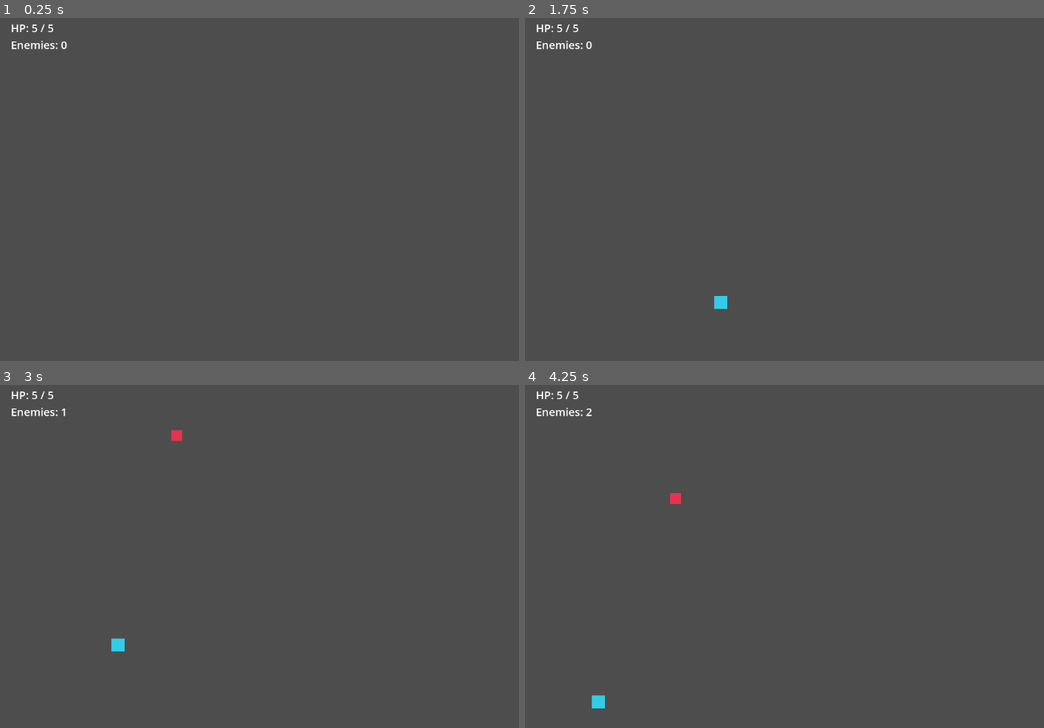
Above: before the commit, frames 1-4 (two rows, left to right).
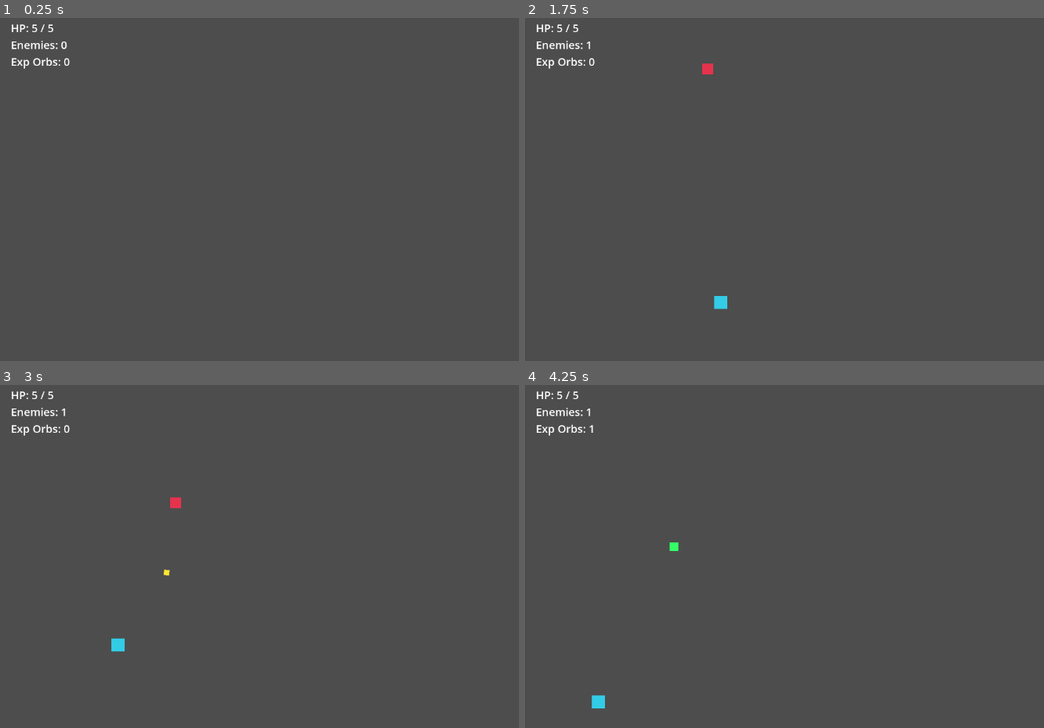
Above: after the commit, the same moments.

Repository: fine345/project-survivor
Game: Godot game, scene res://scenes/game/main.tscn
Two runs of this game, one before a commit and one after it. Both use one fixed random seed, a clock stepped at 60 frames per second and the inputs below.
Inputs:
- Up to frame 1 (0.25 s): no input
- Up to frame 2 (1.75 s): tap Enter at 0.5 s; hold R 0.53-1.28 s; hold Up (ui_up) from 0.53 s (still down); tap R at 1.35 s
- Up to frame 3 (3 s): release Up (ui_up) at 2.03 s; hold R 2.03-2.78 s; hold Left (ui_left) from 2.03 s (still down); tap R at 2.85 s
- Up to frame 4 (4.25 s): release Left (ui_left) at 3.53 s; hold Down (ui_down) from 3.53 s (still down); hold R from 3.53 s (still down)

The runs differ from the first frame. In frame 1, 0.1% of the frame differs, in the area x 2-14%, y 11-15%; in frame 2, 0.2%; in frame 3, 0.3%, in the area x 2-36%, y 11-56%; in frame 4, 0.3%.

Commit message:
bullet & exp

Diff:
--- /dev/null
+++ b/scenes/game/bullet.tscn
@@ -0,0 +1,19 @@
+[gd_scene format=3 uid="uid://dhd8146tjqh2w"]
+
+[ext_resource type="Script" uid="uid://be6mh6txla82q" path="res://scripts/game/bullet.gd" id="1_xhiv3"]
+
+[sub_resource type="RectangleShape2D" id="RectangleShape2D_xhiv3"]
+size = Vector2(10, 10)
+
+[node name="Bullet" type="Area2D" unique_id=508822671 groups=["player_bullet"]]
+script = ExtResource("1_xhiv3")
+
+[node name="Visual" type="ColorRect" parent="." unique_id=1623374483]
+offset_left = -5.0
+offset_top = -5.0
+offset_right = 5.0
+offset_bottom = 5.0
+color = Color(1, 0.9, 0.2, 1)
+
+[node name="CollisionShape2D" type="CollisionShape2D" parent="." unique_id=1147108424]
+shape = SubResource("RectangleShape2D_xhiv3")
--- /dev/null
+++ b/scenes/game/experience.tscn
@@ -0,0 +1,19 @@
+[gd_scene format=3]
+
+[ext_resource type="Script" path="res://scripts/game/experience.gd" id="1_exp"]
+
+[sub_resource type="RectangleShape2D" id="RectangleShape2D_exp"]
+size = Vector2(16, 16)
+
+[node name="Experience" type="Area2D"]
+script = ExtResource("1_exp")
+
+[node name="Visual" type="ColorRect" parent="."]
+offset_left = -8.0
+offset_top = -8.0
+offset_right = 8.0
+offset_bottom = 8.0
+color = Color(0.2, 1, 0.4, 1)
+
+[node name="CollisionShape2D" type="CollisionShape2D" parent="."]
+shape = SubResource("RectangleShape2D_exp")
--- /dev/null
+++ b/scenes/game/player_bullet.tscn
@@ -0,0 +1,19 @@
+[gd_scene format=3 uid="uid://bwu6rhelpwfyb"]
+
+[ext_resource type="Script" uid="uid://df1xic26i6pgf" path="res://scripts/game/player_bullet.gd" id="1_hui1f"]
+
+[sub_resource type="RectangleShape2D" id="RectangleShape2D_hui1f"]
+size = Vector2(8, 8)
+
+[node name="PlayerBullet" type="Area2D" unique_id=905640439 groups=["player_bullet"]]
+script = ExtResource("1_hui1f")
+
+[node name="Visual" type="ColorRect" parent="." unique_id=2103570151]
+offset_left = -4.0
+offset_top = -4.0
+offset_right = 4.0
+offset_bottom = 4.0
+color = Color(1, 0.9, 0.2, 1)
+
+[node name="CollisionShape2D" type="CollisionShape2D" parent="." unique_id=824904080]
+shape = SubResource("RectangleShape2D_hui1f")
--- /dev/null
+++ b/scripts/game/bullet.gd
@@ -0,0 +1,49 @@
+extends Area2D
+
+@export var move_speed := 300.0
+@export var damage := 10
+@export var lifetime := 2.0
+@export var turn_speed := 10.0
+
+var target: Node2D
+var owner_player: Node = null
+var current_velocity: Vector2 = Vector2.ZERO
+
+func _ready() -> void:
+	body_entered.connect(_on_body_entered)
+	var timer := Timer.new()
+	timer.one_shot = true
+	timer.wait_time = lifetime
+	timer.timeout.connect(queue_free)
+	add_child(timer)
+	timer.start()
+
+func set_target(target_node: Node2D) -> void:
+	target = target_node
+	if target != null and is_instance_valid(target):
+		current_velocity = global_position.direction_to(target.global_position) * move_speed
+		if current_velocity == Vector2.ZERO:
+			current_velocity = Vector2.RIGHT * move_speed
+		rotation = current_velocity.angle()
+
+func set_owner_player(owner_node: Node) -> void:
+	owner_player = owner_node
+
+func _physics_process(delta: float) -> void:
+	if target == null or not is_instance_valid(target):
+		queue_free()
+		return
+	var desired_direction := global_position.direction_to(target.global_position)
+	if desired_direction == Vector2.ZERO:
+		desired_direction = current_velocity.normalized() if current_velocity != Vector2.ZERO else Vector2.RIGHT
+	var desired_velocity := desired_direction.normalized() * move_speed
+	current_velocity = current_velocity.lerp(desired_velocity, clamp(turn_speed * delta, 0.0, 1.0))
+	global_position += current_velocity * delta
+	rotation = current_velocity.angle()
+
+func _on_body_entered(body: Node) -> void:
+	if body == owner_player:
+		return
+	if body != null and body.has_method("take_damage"):
+		body.take_damage(damage)
+		queue_free()
--- a/scripts/game/enemy.gd
+++ b/scripts/game/enemy.gd
@@ -3,14 +3,44 @@
 @export var move_speed := 100.0
 @export var touch_damage := 1
 @export var touch_range := 18.0
+@export var max_health := 30
+@export var experience_drop := 5
 
 var target: Node2D
+var game: Node = null
+var health := 30
+var is_dead := false
+
+func _ready() -> void:
+	health = max_health
+
+func set_game(game_ref: Node) -> void:
+	game = game_ref
 
 func set_target(target_node: Node2D) -> void:
 	target = target_node
 
+func take_damage(amount: int) -> void:
+	if is_dead:
+		return
+	health = max(health - amount, 0)
+	if health <= 0:
+		_die()
+
+func _die() -> void:
+	if is_dead:
+		return
+	is_dead = true
+	velocity = Vector2.ZERO
+	if game != null and game.has_method("on_enemy_died"):
+		game.on_enemy_died(self)
+	queue_free()
+
 func _physics_process(delta: float) -> void:
-	if target == null:
+	if is_dead:
+		velocity = Vector2.ZERO
+		return
+	if target == null or not is_instance_valid(target):
 		velocity = Vector2.ZERO
 		return
 	var direction := global_position.direction_to(target.global_position)
--- /dev/null
+++ b/scripts/game/experience.gd
@@ -0,0 +1,14 @@
+extends Area2D
+
+@export var pickup_value := 5
+
+func _ready() -> void:
+	monitoring = true
+	monitorable = true
+	body_entered.connect(_on_body_entered)
+
+func _on_body_entered(body: Node) -> void:
+	if body == null or not body.has_method("collect_experience"):
+		return
+	body.collect_experience(pickup_value)
+	queue_free()
--- a/scripts/game/main.gd
+++ b/scripts/game/main.gd
@@ -2,14 +2,17 @@
 
 const PLAYER_SCENE := preload("res://scenes/game/player.tscn")
 const ENEMY_SCENE := preload("res://scenes/game/enemy.tscn")
+const EXPERIENCE_SCENE := preload("res://scenes/game/experience.tscn")
 
-@export var enemy_spawn_interval := 2.0
+@export var enemy_spawn_interval := 1.5
 @export var enemy_spawn_distance := Vector2(900.0, 500.0)
 @export var enemy_spawn_min_distance := 200.0
 
 var player: CharacterBody2D
 var world_bounds := Rect2(Vector2.ZERO, Vector2(720, 1440))
 var spawned_enemies: Array[Node] = []
+var spawned_experiences: Array[Node] = []
+var experience_cleanup_enabled := true
 
 @onready var enemy_timer: Timer = $EnemyTimer
 @onready var hud_info: Label = $HUD/Info
@@ -23,6 +26,18 @@
 		enemy_timer.timeout.connect(_spawn_enemy)
 	enemy_timer.start()
 	_update_hud()
+
+func get_nearest_enemy(origin: Vector2, max_distance: float) -> Node2D:
+	var nearest: Node2D = null
+	var nearest_distance := max_distance
+	for enemy in spawned_enemies:
+		if not is_instance_valid(enemy):
+			continue
+		var distance := origin.distance_to(enemy.global_position)
+		if distance <= nearest_distance:
+			nearest_distance = distance
+			nearest = enemy
+	return nearest
 
 func spawn_player() -> void:
 	player = PLAYER_SCENE.instantiate()
@@ -40,8 +55,30 @@
 	enemy.position = player.position + offset
 	add_child(enemy)
 	spawned_enemies.append(enemy)
-	enemy.tree_exited.connect(_on_enemy_tree_exited.bind(enemy))
+	if enemy.has_method("set_game"):
+		enemy.set_game(self)
+	if enemy.has_signal("tree_exited"):
+		enemy.tree_exited.connect(_on_enemy_tree_exited.bind(enemy))
 	enemy.set_target(player)
+
+func on_enemy_died(enemy: Node) -> void:
+	spawned_enemies.erase(enemy)
+	if enemy != null:
+		_spawn_experience(enemy.global_position, 5)
+	_update_hud()
+
+func _spawn_experience(position: Vector2, value: int) -> void:
+	if not experience_cleanup_enabled:
+		return
+	var experience := EXPERIENCE_SCENE.instantiate()
+	experience.global_position = position
+	experience.pickup_value = value
+	add_child(experience)
+	spawned_experiences.append(experience)
+	experience.tree_exited.connect(_on_experience_tree_exited.bind(experience))
+
+func _on_experience_tree_exited(experience: Node) -> void:
+	spawned_experiences.erase(experience)
 
 func _on_enemy_tree_exited(enemy: Node) -> void:
 	spawned_enemies.erase(enemy)
@@ -54,20 +91,31 @@
 
 func _update_hud() -> void:
 	if hud_info != null and player != null:
-		hud_info.text = "HP: %d / %d\nEnemies: %d" % [player.health, player.max_health, spawned_enemies.size()]
+		hud_info.text = "HP: %d / %d\nEnemies: %d\nExp Orbs: %d" % [player.health, player.max_health, spawned_enemies.size(), spawned_experiences.size()]
 	if hud_game_over != null:
 		hud_game_over.visible = player != null and player.is_dead
 	if hud_restart_hint != null:
 		hud_restart_hint.visible = player != null and player.is_dead
 
 func _restart_game() -> void:
+	experience_cleanup_enabled = false
 	for enemy in spawned_enemies:
 		if is_instance_valid(enemy):
 			enemy.queue_free()
+	for experience in spawned_experiences:
+		if is_instance_valid(experience):
+			experience.queue_free()
 	spawned_enemies.clear()
+	spawned_experiences.clear()
 	if is_instance_valid(player):
 		player.queue_free()
 	player = null
 	spawn_player()
+	experience_cleanup_enabled = true
 	enemy_timer.start()
 	_update_hud()
+
+func collect_experience(value: int) -> void:
+	if player != null and player.has_method("collect_experience"):
+		player.collect_experience(value)
+	_update_hud()
--- a/scripts/game/player.gd
+++ b/scripts/game/player.gd
@@ -2,11 +2,20 @@
 
 @export var move_speed := 150.0
 @export var max_health := 5
+@export var attack_interval := 0.75
+@export var attack_range := 420.0
+@export var pickup_range := 100.0
 
 var health := 5
 var game: Node = null
 var is_dead := false
 var invincible_time := 0.0
+var attack_cooldown := 0.0
+var active_target: Node2D = null
+var experience := 0
+var level := 1
+
+const BULLET_SCENE := preload("res://scenes/game/bullet.tscn")
 
 func _ready() -> void:
 	health = max_health
@@ -15,6 +24,11 @@
 
 func set_game(game_ref: Node) -> void:
 	game = game_ref
+
+func collect_experience(value: int) -> void:
+	experience += value
+	if game != null and game.has_method("_update_hud"):
+		game._update_hud()
 
 func take_damage(amount: int) -> void:
 	if is_dead or invincible_time > 0.0:
@@ -28,6 +42,28 @@
 	if game != null and game.has_method("_update_hud"):
 		game._update_hud()
 
+func _try_auto_attack() -> void:
+	if game == null or not game.has_method("get_nearest_enemy"):
+		return
+	var candidate: Node2D = game.get_nearest_enemy(global_position, attack_range)
+	if candidate == null:
+		return
+	active_target = candidate
+	_fire_bullet(active_target)
+	attack_cooldown = attack_interval
+
+func _fire_bullet(target: Node2D) -> void:
+	if target == null or not is_instance_valid(target):
+		return
+	var bullet := BULLET_SCENE.instantiate()
+	bullet.global_position = global_position
+	bullet.set_target(target)
+	bullet.set_owner_player(self)
+	if game != null:
+		game.add_child(bullet)
+	else:
+		add_child(bullet)
+
 func _process(delta: float) -> void:
 	if is_dead:
 		return
@@ -35,6 +71,10 @@
 		invincible_time = maxf(invincible_time - delta, 0.0)
 		if invincible_time <= 0.0:
 			modulate = Color(1.0, 1.0, 1.0, 1.0)
+	if attack_cooldown > 0.0:
+		attack_cooldown = maxf(attack_cooldown - delta, 0.0)
+	if attack_cooldown <= 0.0:
+		_try_auto_attack()
 
 func _physics_process(delta: float) -> void:
 	if is_dead:
--- /dev/null
+++ b/scripts/game/player_attack_controller.gd
@@ -0,0 +1,39 @@
+extends Node
+
+const BULLET_SCENE := preload("res://scenes/game/player_bullet.tscn")
+
+@export var attack_cooldown := 0.75
+@export var bullet_speed := 300.0
+@export var bullet_damage := 10
+
+var cooldown_left := 0.0
+var owner_player: CharacterBody2D
+var current_target: Node2D
+
+func setup(player: CharacterBody2D) -> void:
+	owner_player = player
+
+func set_target(target: Node2D) -> void:
+	current_target = target
+
+func can_attack() -> bool:
+	return cooldown_left <= 0.0 and owner_player != null and is_instance_valid(owner_player) and current_target != null and is_instance_valid(current_target)
+
+func _process(delta: float) -> void:
+	if cooldown_left > 0.0:
+		cooldown_left = maxf(cooldown_left - delta, 0.0)
+	if Input.is_action_just_pressed("attack"):
+		try_attack()
+
+func try_attack() -> bool:
+	if not can_attack():
+		return false
+	var bullet := BULLET_SCENE.instantiate()
+	bullet.global_position = owner_player.global_position
+	bullet.setup(owner_player.global_position.direction_to(current_target.global_position), bullet_speed, bullet_damage, owner_player)
+	owner_player.get_parent().add_child(bullet)
+	cooldown_left = attack_cooldown
+	return true
+
+func get_state_label() -> String:
+	return "READY" if cooldown_left <= 0.0 else "COOLDOWN"
--- /dev/null
+++ b/scripts/game/player_bullet.gd
@@ -0,0 +1,31 @@
+extends Area2D
+
+var move_direction := Vector2.UP
+var move_speed := 300.0
+var damage := 10
+var owner_player: CharacterBody2D
+
+func setup(direction: Vector2, speed: float, bullet_damage: int, owner: CharacterBody2D) -> void:
+	move_direction = direction.normalized()
+	move_speed = speed
+	damage = bullet_damage
+	owner_player = owner
+	rotation = move_direction.angle()
+
+func _ready() -> void:
+	body_entered.connect(_on_body_entered)
+	area_entered.connect(_on_area_entered)
+
+func _physics_process(delta: float) -> void:
+	global_position += move_direction * move_speed * delta
+
+func _on_body_entered(body: Node) -> void:
+	if body == owner_player:
+		return
+	if body != null and body.has_method("take_damage"):
+		body.take_damage(damage)
+		queue_free()
+
+func _on_area_entered(area: Area2D) -> void:
+	if area != null and area != owner_player:
+		queue_free()
Not shown, added: scripts/game/bullet.gd.uid
Not shown, added: scripts/game/experience.gd.uid
Not shown, added: scripts/game/player_attack_controller.gd.uid
Not shown, added: scripts/game/player_bullet.gd.uid
